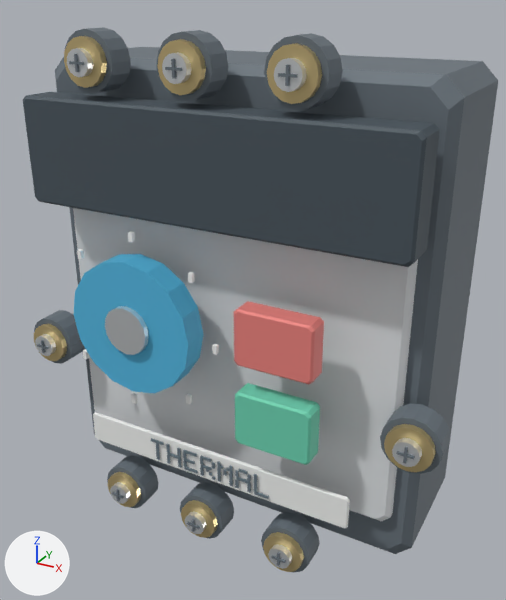
An edit to the glTF model assets/models/preview/thermalRelay.glb, drawn before and after from the same camera.
Rendered twice from a 50 mm lens placed at (1.87, -3.46, 1.66), pointed at (0.01, -0.09, -0.03). Arrows for +X, +Y and +Z are at lower left; the lights stay in place. The picture after the commit comes second. Vertices at exactly the same position are counted once.

In view in the first picture: 'thermalRelay-preview'.
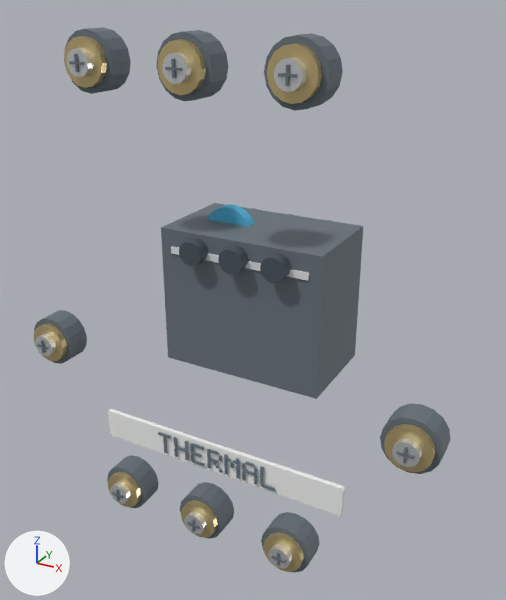
Boxes (x1, y1, x2, y2) around the edits, measured in the pictures (506 x 600 px; the box of a moved part takes in the faces that stretch with it):
'thermalRelay-preview', reshaped (12% narrower): before (23, 27, 498, 573); after (34, 27, 451, 573)
part 1 of me_thermalrelay, added: after (179, 238, 208, 266)
part 2 of me_thermalrelay, added: after (218, 245, 248, 274)
part 3 of me_thermalrelay, added: after (260, 253, 291, 283)
part 4 of me_thermalrelay, added (cyan): after (207, 204, 254, 227)
part 5 of me_thermalrelay, moved or reshaped: before (151, 438, 164, 445); after (158, 432, 171, 439)
part 6 of me_thermalrelay, moved or reshaped: before (167, 453, 181, 459); after (175, 446, 188, 452)
part 7 of me_thermalrelay, moved or reshaped: before (183, 450, 197, 457); after (191, 443, 204, 450)
part 8 of me_thermalrelay, rebuilt (8% narrower, 8% shorter): before (93, 412, 350, 529); after (108, 409, 345, 516)
part 9 of me_thermalrelay, deleted: before (23, 47, 498, 554)
part 10 of me_thermalrelay, added: after (161, 203, 363, 491)

The change, as a diff of the scene's bpy script:
```diff
--- a/assets/models/preview/thermalRelay.glb.py
+++ b/assets/models/preview/thermalRelay.glb.py
@@ mat_metal @@
+mat_metal = principled_material('metal')
+mat_metal.base_color = (0.62, 0.667, 0.698)  # light grey #ced5da
+mat_metal.metallic = 0.75
+mat_metal.roughness = 0.28
@@ me_thermalrelay @@
 # used by ob_thermalrelay_preview; location = (0.0, 0.0, 0.0)
-me_thermalrelay.from_pydata(...)  # 2928 vertices, 5014 faces; spans x -1.32..1.32, y -0.77..0.61, z -1.49..1.49
+me_thermalrelay.from_pydata(...)  # 2566 vertices, 4608 faces; spans x -1.32..1.32, y -0.68..0.43, z -1.49..1.49
+# me_thermalrelay part 1: a new loose piece, a 32-sided cylinder along y spanning x -0.337..-0.193, y -0.336..-0.24, z 0.217..0.361, in mat_black (greyish blue #47535c)
+# me_thermalrelay part 2: a new loose piece, a 32-sided cylinder along y spanning x -0.072..0.072, y -0.336..-0.24, z 0.217..0.361, in mat_black (greyish blue #47535c)
+# me_thermalrelay part 3: a new loose piece, a 32-sided cylinder along y spanning x 0.193..0.337, y -0.336..-0.24, z 0.217..0.361, in mat_black (greyish blue #47535c)
+# me_thermalrelay part 4: a new loose piece, a 32-sided cylinder along y spanning x -0.373..-0.06, y 0.013..0.085, z 0.169..0.482, in mat_blue (cyan #53b8e2)
+# me_thermalrelay part 5: the loose piece of 8 vertices spanning x -0.41..-0.31, y -0.63..-0.62, z -0.85..-0.84 is moved by (0.0, 0.08, 0.0)
+# me_thermalrelay part 6: the loose piece of 8 vertices spanning x -0.28..-0.19, y -0.63..-0.62, z -0.91..-0.9 is moved by (0.0, 0.08, 0.0)
+# me_thermalrelay part 7: the loose piece of 8 vertices spanning x -0.17..-0.08, y -0.63..-0.62, z -0.85..-0.84 is moved by (0.0, 0.08, 0.0)
+# me_thermalrelay part 8: the loose piece of 44 vertices spanning x -0.88..0.88, y -0.61..-0.58, z -1.01..-0.81 is rebuilt with 44 vertices and now spans x -0.82..0.82, y -0.53..-0.51, z -1.01..-0.81
+# me_thermalrelay part 9: 69 loose pieces with 1292 vertices, spanning x -1.17..1.17, y -0.77..0.61, z -1.4..1.33, are deleted
+# me_thermalrelay part 10: 468 vertices added at x -0.52..0.52, y -0.55..0.43, z -0.97..0.39
+# other edits to the shape of me_thermalrelay do not show in these pictures
 me_thermalrelay.materials.append(mat_black)
@@ me_thermalrelay @@
 me_thermalrelay.materials.append(mat_dark)
-me_thermalrelay.materials.append(mat_green)  # green #6ed4b4
 me_thermalrelay.materials.append(mat_ink)
@@ me_thermalrelay @@
 me_thermalrelay.materials.append(mat_red)
-me_thermalrelay.materials.append(mat_rubber)  # greyish blue #555f66
-me_thermalrelay.materials.append(mat_white)  # white #f9faf8
+me_thermalrelay.materials.append(mat_metal)  # light grey #ced5da
```
